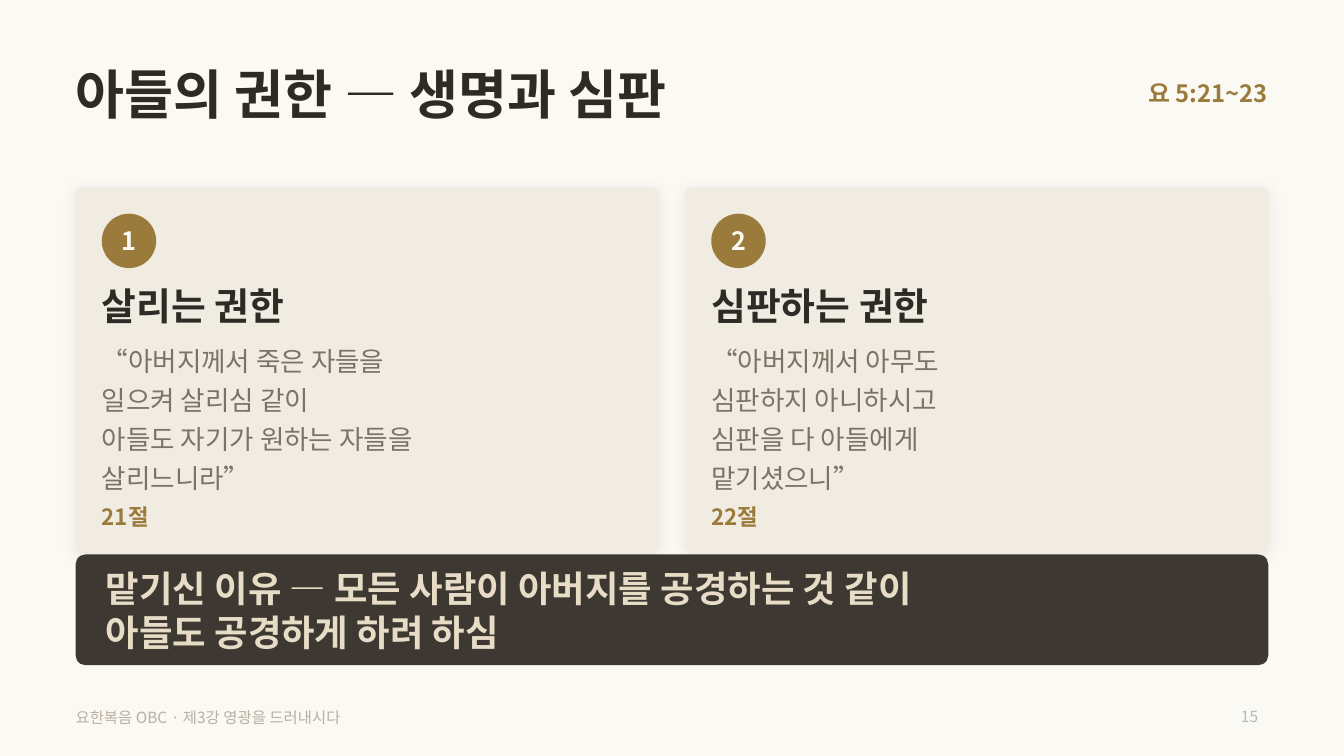
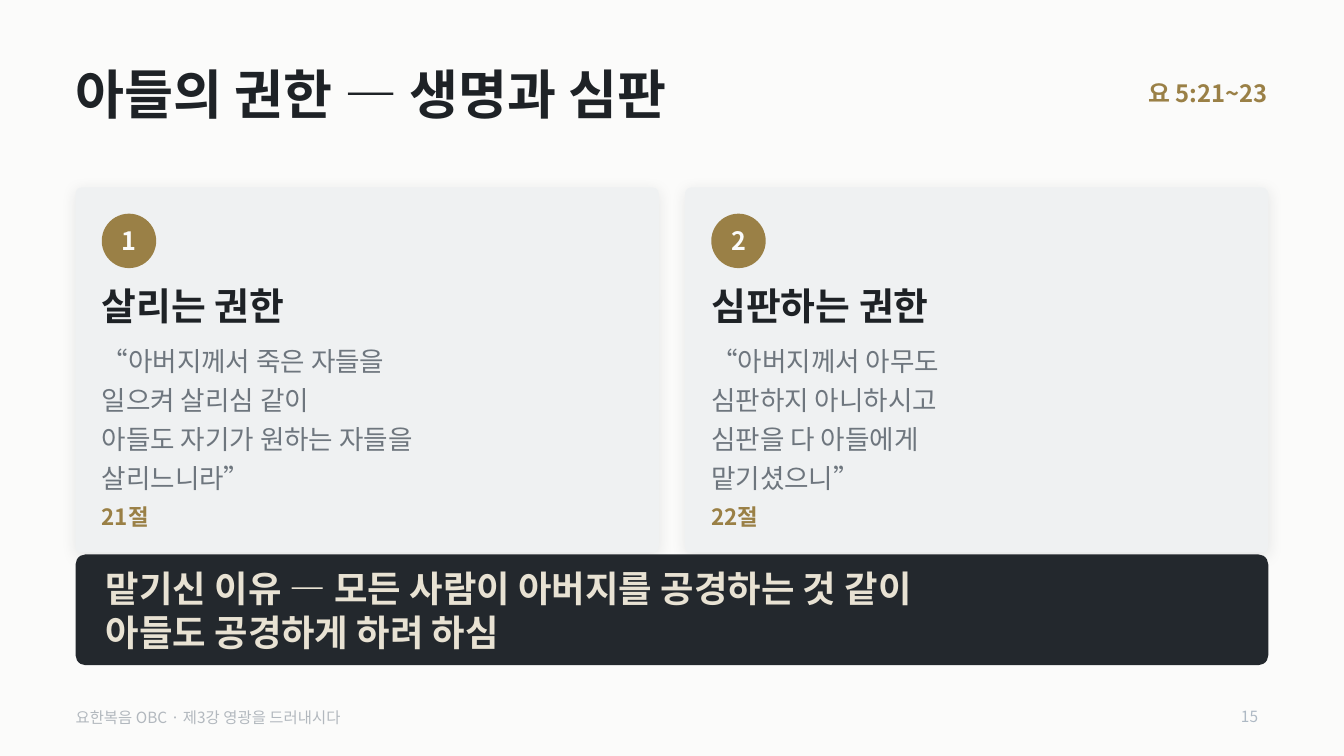
Before and after one commit to mio-modu/bible_GospelofJohn, a slide deck: slide 15 of dist/요한복음_3강_영광을_드러내시다.pptx. Drawn at 1344x756 pixels with LibreOffice and Linux fonts; fonts in the diff are those of the drawing. Boxes give left, top, right and bottom in pixels: in the first picture for what was removed or moved away, otherwise in the second. Text is boxed around its words. In the diff, an @@ line names an element or a change of style, - is before the commit and + after.

```diff
--- a/dist/요한복음_3강_영광을_드러내시다.pptx
+++ b/dist/요한복음_3강_영광을_드러내시다.pptx
@@ background #FBF9F4 to #FBFBFA @@
@@ rounded rectangle at (76, 188, 659, 553): fill #F1ECE2 to #EFF1F2; shadow changed @@
@@ rounded rectangle at (686, 188, 1269, 553): fill #F1ECE2 to #EFF1F2; shadow changed @@
@@ text "1" at (122, 231, 137, 250): text colour #FBF9F4 to #FBFBFA @@
@@ ellipse at (102, 214, 156, 268): fill #9B7B3B to #9A8046 @@
@@ text "2" at (731, 231, 746, 250): text colour #FBF9F4 to #FBFBFA @@
@@ ellipse at (712, 214, 766, 268): fill #9B7B3B to #9A8046 @@
@@ text colour #2E2B26 to #1E2226 in 3 elements at (76, 69, 667, 119), (102, 288, 285, 324), (711, 288, 929, 324) @@
@@ text "“아버지께서 죽은 자들을" at (102, 349, 412, 490): text colour #7B7366 to #6E767E @@
@@ text "“아버지께서 아무도" at (711, 349, 939, 490): text colour #7B7366 to #6E767E @@
@@ text "21절" at (102, 506, 149, 527): text colour #9B7B3B to #9A8046 @@
@@ text "22절" at (711, 506, 758, 527): text colour #9B7B3B to #9A8046 @@
@@ rounded rectangle at (76, 555, 1268, 665): fill #3D3831 to #23282D @@
@@ text "맡기신 이유 — 모든 사람이 ..." at (106, 571, 912, 650): text colour #E7DCC6 to #E8E2D3 @@
@@ text "요한복음 OBC · 제3강 영광을 ..." at (76, 710, 340, 724): text colour #B8AFA0 to #B2B8BE @@
```
Also in this commit, not shown: 37 other slides changed, 4 other files.
